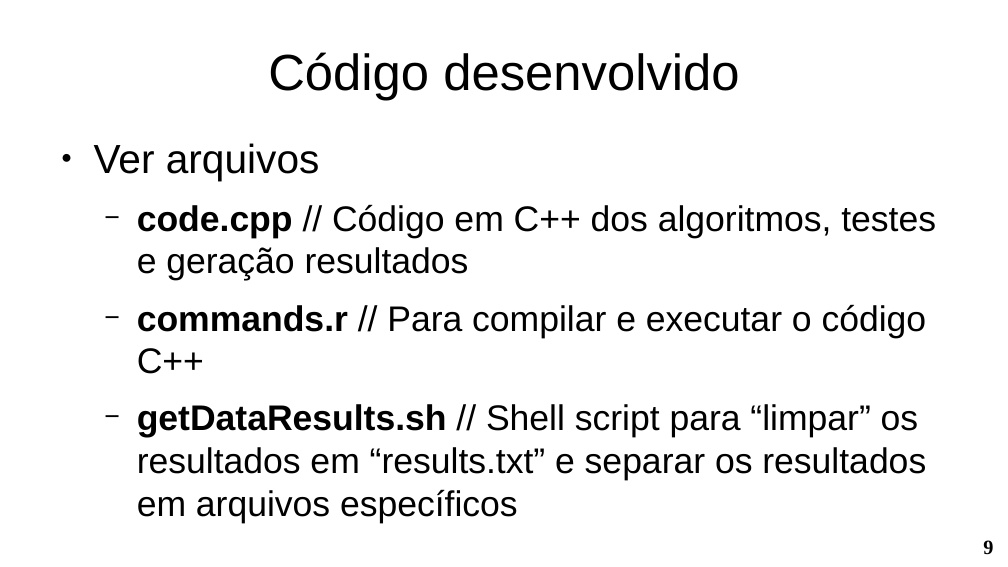
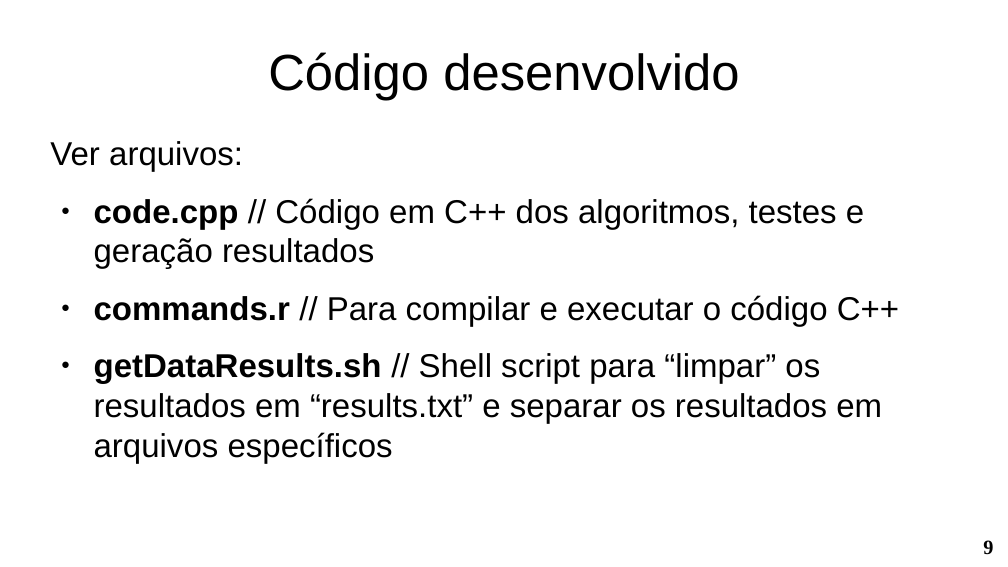
Before and after one commit to ryuuzaki42/merge-insertsort, a slide deck: slide 9 of trabalho01 app JB.odp. Drawn at 1008x567 pixels with LibreOffice and Linux fonts; fonts in the diff are those of the drawing. Boxes give left, top, right and bottom in pixels: in the first picture for what was removed or moved away, otherwise in the second. Text is boxed around its words. In the diff, an @@ line names an element or a change of style, - is before the commit and + after.

```diff
--- a/trabalho01 app JB.odp
+++ b/trabalho01 app JB.odp
@@ text at [50,141,243,172]: text changed; size 32 to 26 pt @@
-● Ver arquivos
+Ver arquivos:
@@ text at [94,198,899,463]: size 28 to 26 pt; bullet − to ●; list level 2 to 1 in "code.cpp // Código em C++ ..."; list level 2 to 1 in "commands.r // Para compilar e ..."; list level 2 to 1 in "getDataResults.sh // Shell script para ..." @@
```
Also in this commit, not shown: 9 other slides changed, 1 other file.
